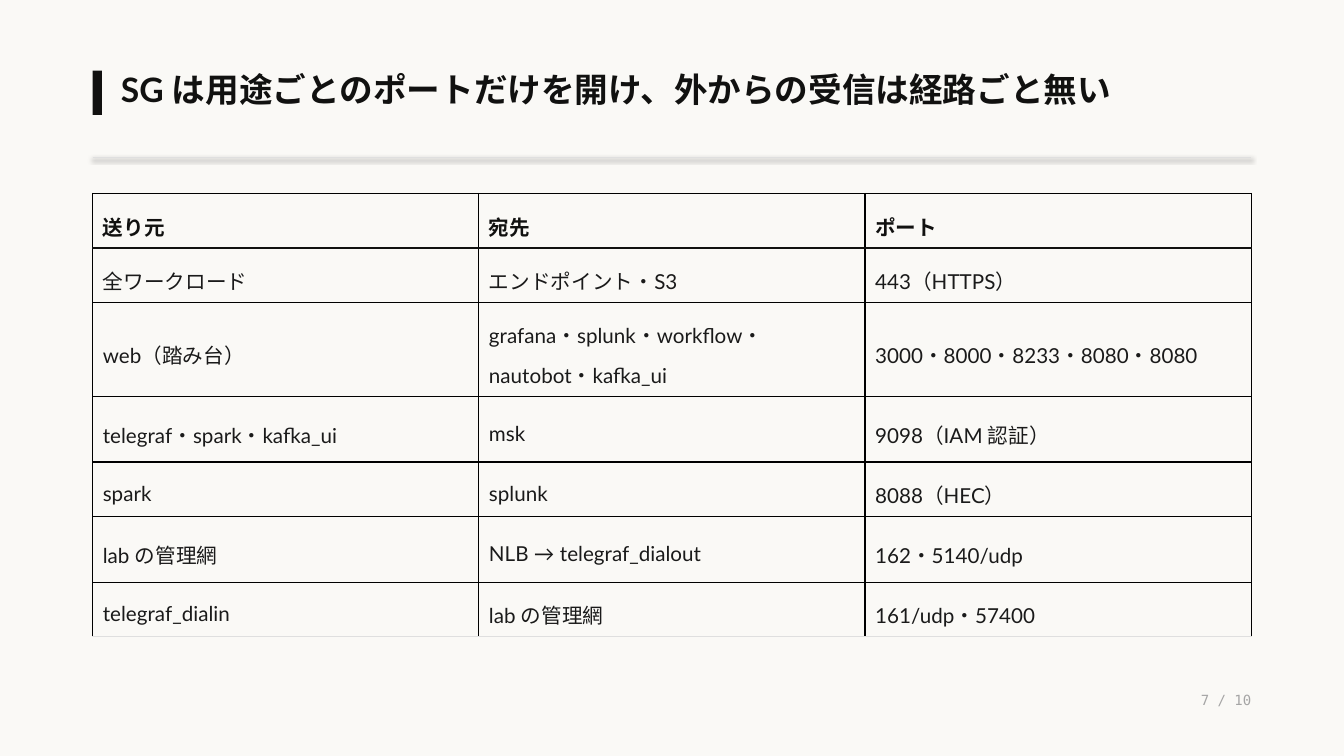
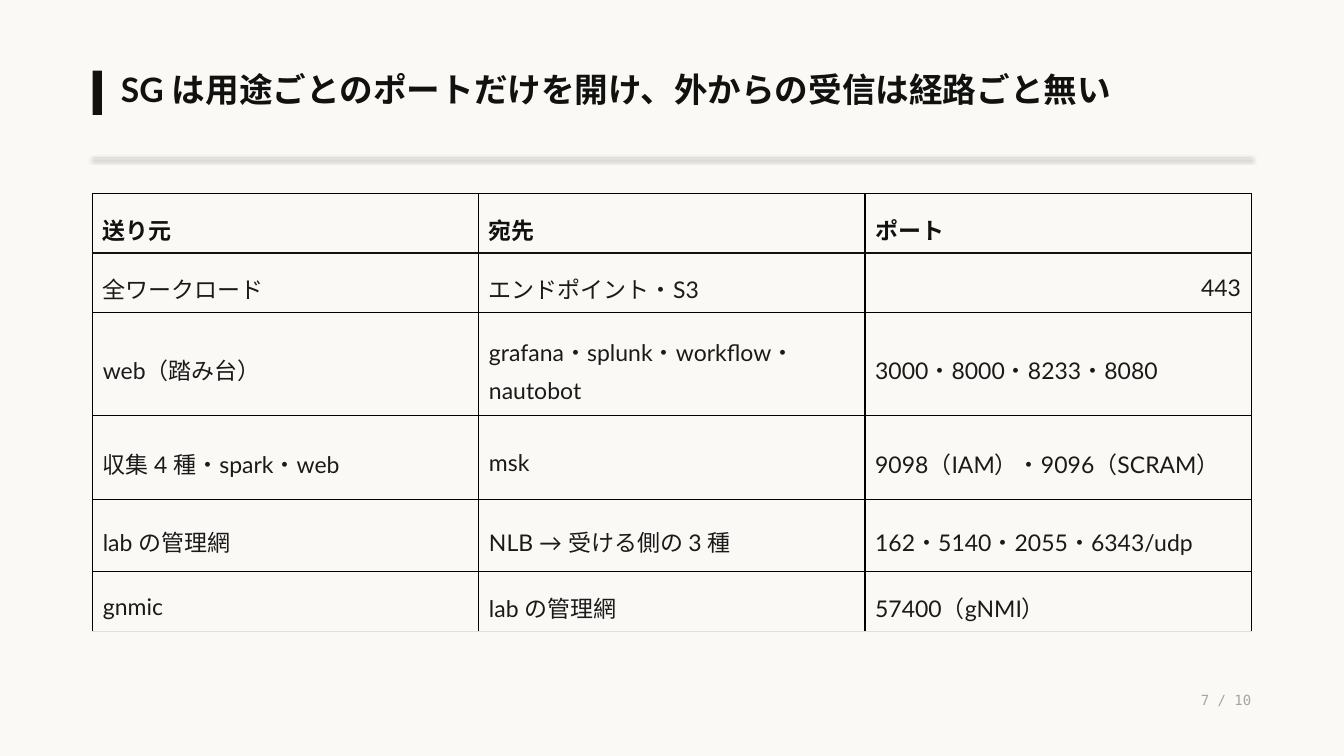
Before and after one commit to eddie-eights/nwc-poc, a slide deck: slide 7 of docs/architecture-managed.pptx. Drawn at 1344x756 pixels with LibreOffice and Linux fonts; fonts in the diff are those of the drawing. Boxes give left, top, right and bottom in pixels: in the first picture for what was removed or moved away, otherwise in the second. Text is boxed around its words. In the diff, an @@ line names an element or a change of style, - is before the commit and + after.

```diff
--- a/docs/architecture-managed.pptx
+++ b/docs/architecture-managed.pptx
@@ table at box(93, 194, 1251, 626) @@
-row 2: 全ワークロード | エンドポイント・S3 | 443（HTTPS）
-row 3: web（踏み台） | grafana・splunk・workflow・nautobot・kafka_ui | 3000・8000・8233・8080・8080
-row 4: telegraf・spark・kafka_ui | msk | 9098（IAM 認証）
-row 5: spark | splunk | 8088（HEC）
-row 6: lab の管理網 | NLB → telegraf_dialout | 162・5140/udp
-row 7: telegraf_dialin | lab の管理網 | 161/udp・57400
+row 2: 全ワークロード | エンドポイント・S3 | 443
+row 3: web（踏み台） | grafana・splunk・workflow・nautobot | 3000・8000・8233・8080
+row 4: 収集 4 種・spark・web | msk | 9098（IAM）・9096（SCRAM）
+row 5: lab の管理網 | NLB → 受ける側の 3 種 | 162・5140・2055・6343/udp
+row 6: gnmic | lab の管理網 | 57400（gNMI）
```
Also in this commit, not shown: 9 other slides changed, 1 other file.
